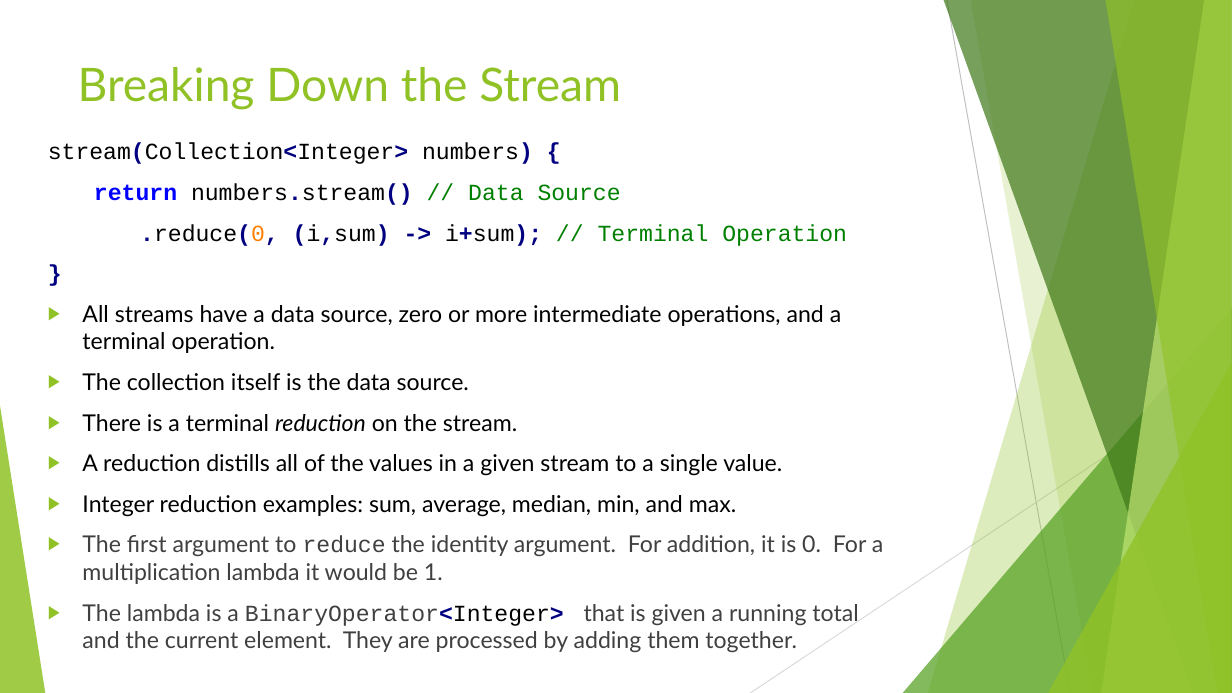
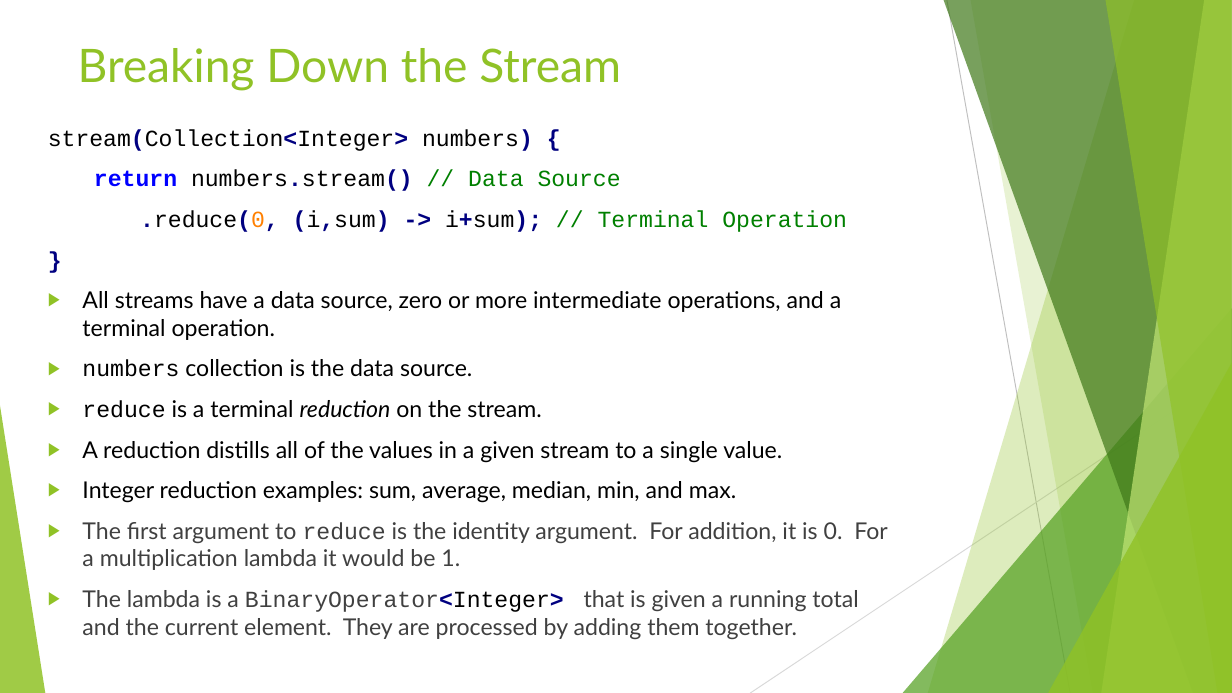
Before and after one commit to RichardRoda/2017-CodePaLOUsa-Lambda, a slide deck: slide 18 of Learning to Love the Lambda in the Stream.pptx. Drawn at 1232x693 pixels with LibreOffice and Linux fonts; fonts in the diff are those of the drawing. Boxes give left, top, right and bottom in pixels: in the first picture for what was removed or moved away, otherwise in the second. Text is boxed around its words. In the diff, an @@ line names an element or a change of style, - is before the commit and + after.

Commit message:
Add predicate to filter results in the stream.  TODO: Clean up previous slides: Make all mentions of Java classes use the Courier new font with syntax highlighting to be consistent with other code mentions.  Next up: partitioning and grouping the stream.

```diff
--- a/Learning to Love the Lambda in the Stream.pptx
+++ b/Learning to Love the Lambda in the Stream.pptx
@@ title "Breaking Down the Stream": place and size @@
-title "Breaking Down the Stream" at (78,67,621,109)
+title "Breaking Down the Stream" at (78,48,621,91)
@@ text "stream(Collection<Integer> numbers) {": place and size @@
-text "stream(Collection<Integer> numbers) {" at (48,143,883,652)
+text "stream(Collection<Integer> numbers) {" at (48,129,888,639)
@@ text at (82,359,541,418): text changed @@
-▶ The collection itself is the data source.
-▶ There is a terminal reduction on the stream.
+▶ numbers collection is the data source.
+▶ reduce is a terminal reduction on the stream.
@@ text at (82,522,888,570): text changed @@
-▶ The first argument to reduce the identity argument. For addition, it is 0. For a multiplication lambda it would be 1.
+▶ The first argument to reduce is the identity argument. For addition, it is 0. For a multiplication lambda it would be 1.
```
Also in this commit, not shown: 1 other slide changed, 1 slide added, 3 other files.
